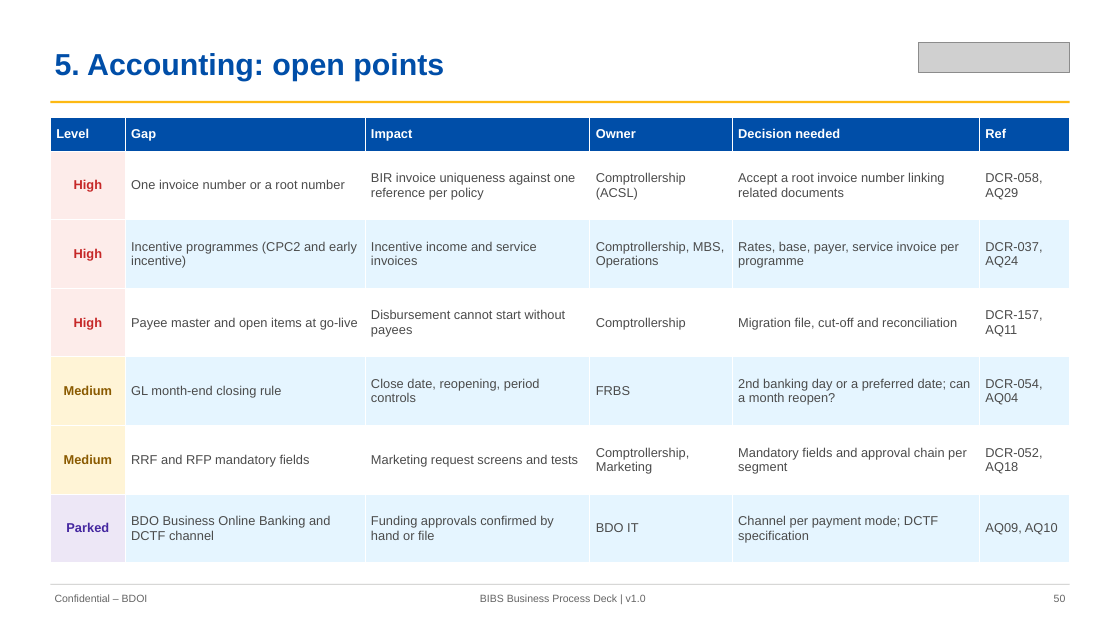
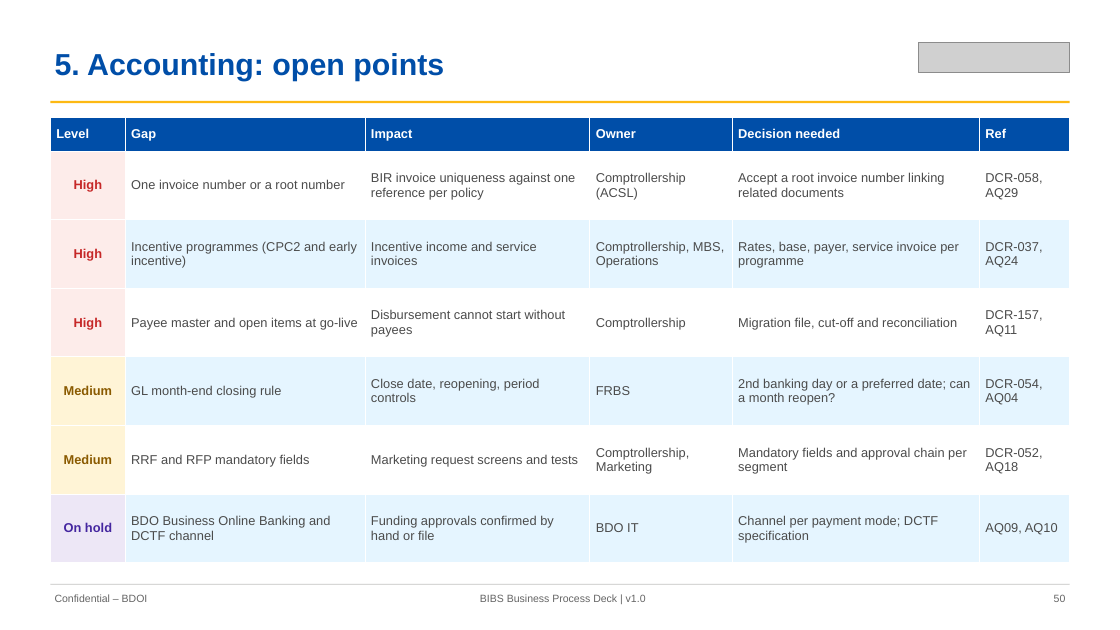
Before and after one commit to IortaTexhNXT-DEV/FinVerse, a slide deck: slide 50 of docs/deliverables/out/Programme/Decks/BIBS_Deck_BRD-00_Business_Process_AsIs_Envisioned_BestPractice_v1.0.pptx. Drawn at 1120x630 pixels with LibreOffice and Linux fonts; fonts in the diff are those of the drawing; grey boxes stand for pictures. Boxes give left, top, right and bottom in pixels: in the first picture for what was removed or moved away, otherwise in the second. Text is boxed around its words. In the diff, an @@ line names an element or a change of style, - is before the commit and + after.

Commit message:
Use 'on hold' instead of 'parked' in client documents and rebuild the change register, discrepancy register and process deck

```diff
--- a/docs/deliverables/out/Programme/Decks/BIBS_Deck_BRD-00_Business_Process_AsIs_Envisioned_BestPractice_v1.0.pptx
+++ b/docs/deliverables/out/Programme/Decks/BIBS_Deck_BRD-00_Business_Process_AsIs_Envisioned_BestPractice_v1.0.pptx
@@ table at [50, 118, 1070, 563] @@
-row 7, column 1: Parked
+row 7, column 1: On hold
```
Also in this commit, not shown: 6 other slides changed, 25 other files.
